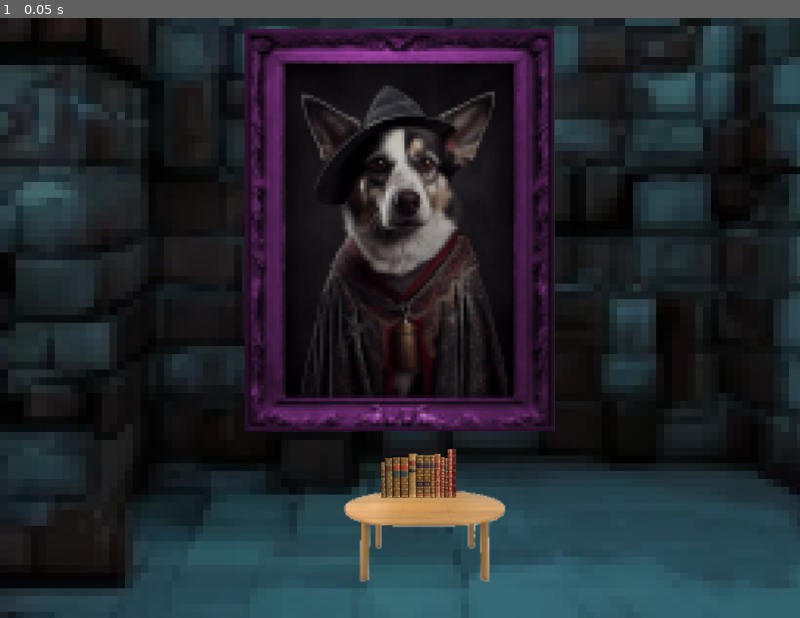
Above: before the commit, frame 1.
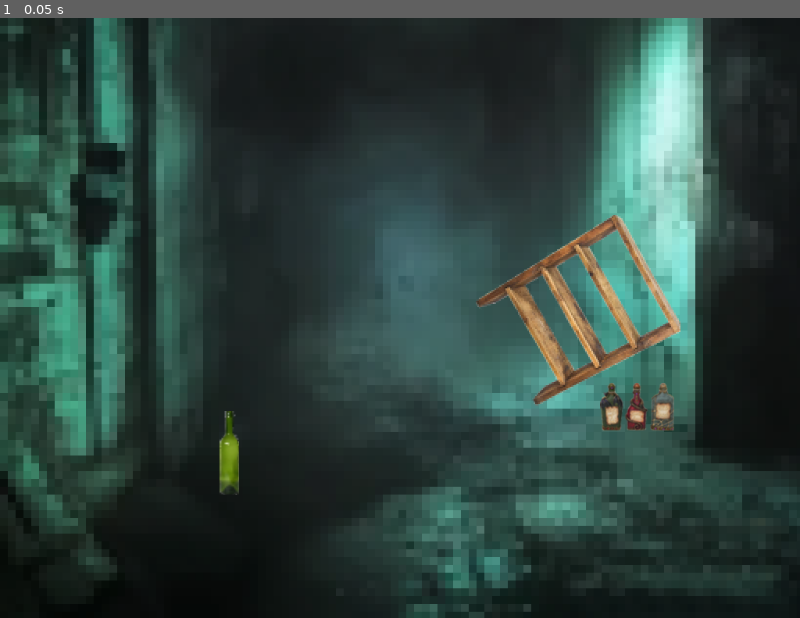
Above: after the commit, the same moment.

Repository: maunzCache/ldjam-55
Game: Godot game, scene res://main.tscn
The game is run twice, just before and just after one commit, with the same random seed, the same clock (stepped at 60 frames per second) and the same inputs.
Inputs:
- Up to frame 1 (0.05 s): no input

The runs differ from the first frame. In frame 1, 73% of the frame differs, in the area x 0-100%, y 0-100%.

Commit message:
Neue Räume: Shelf room & Symbol room (#5)
Fixt #3 und #4

Reviewed-on: https://codeberg.org/maunzCache/ldjam-55/pulls/5
Co-authored-by: maunzCache <kevin.kortum@gmx.de>
Co-committed-by: maunzCache <kevin.kortum@gmx.de>

Diff:
--- a/Klickbar.gd
+++ b/Klickbar.gd
@@ -2,5 +2,6 @@
 
 func _input(event):
 	if event is InputEventMouseButton and event.pressed and event.button_index == MOUSE_BUTTON_LEFT:
-		if get_rect().has_point(to_local(event.position)):
+		var local_event_position = to_local(event.position)
+		if get_rect().has_point(local_event_position) and is_pixel_opaque(local_event_position):
 			print("A click on the " + name)
--- a/main.tscn
+++ b/main.tscn
@@ -1,8 +1,17 @@
-[gd_scene load_steps=2 format=3 uid="uid://dgjcpektt4ndl"]
+[gd_scene load_steps=4 format=3 uid="uid://dgjcpektt4ndl"]
 
 [ext_resource type="PackedScene" uid="uid://cdqp2w2j0gxxo" path="res://room-001.tscn" id="1_c1uvj"]
+[ext_resource type="PackedScene" uid="uid://2k1tw8lqki72" path="res://shelf_room.tscn" id="2_fm5cm"]
+[ext_resource type="PackedScene" uid="uid://c1cqmknaiwxuy" path="res://symbol_room.tscn" id="3_vb5rk"]
 
 [node name="Main" type="Node2D"]
 
 [node name="Room 001" parent="." instance=ExtResource("1_c1uvj")]
 position = Vector2(512, 384)
+
+[node name="Shelf room" parent="." instance=ExtResource("2_fm5cm")]
+position = Vector2(512, 384)
+
+[node name="Symbol room" parent="." instance=ExtResource("3_vb5rk")]
+visible = false
+position = Vector2(512, 384)
--- /dev/null
+++ b/shelf_room.tscn
@@ -0,0 +1,27 @@
+[gd_scene load_steps=6 format=3 uid="uid://2k1tw8lqki72"]
+
+[ext_resource type="Texture2D" uid="uid://dnn730f6ew8m2" path="res://shelf_room_bg.png" id="1_f8jww"]
+[ext_resource type="Texture2D" uid="uid://bldr6mmmby4c3" path="res://shelf.png" id="2_yhhkb"]
+[ext_resource type="Script" path="res://Klickbar.gd" id="3_eq83o"]
+[ext_resource type="Texture2D" uid="uid://b0jsyjxqtxpst" path="res://potions.png" id="4_opy4t"]
+[ext_resource type="Texture2D" uid="uid://30cledr5cm4m" path="res://empty_bottle.png" id="5_2wqqb"]
+
+[node name="Shelf room" type="Node2D"]
+
+[node name="Background" type="Sprite2D" parent="."]
+texture = ExtResource("1_f8jww")
+
+[node name="Broken shelf" type="Sprite2D" parent="."]
+position = Vector2(228, -10)
+texture = ExtResource("2_yhhkb")
+script = ExtResource("3_eq83o")
+
+[node name="Potions" type="Sprite2D" parent="Broken shelf"]
+position = Vector2(76, 124)
+texture = ExtResource("4_opy4t")
+script = ExtResource("3_eq83o")
+
+[node name="Empty bottle" type="Sprite2D" parent="Broken shelf"]
+position = Vector2(-446, 183)
+texture = ExtResource("5_2wqqb")
+script = ExtResource("3_eq83o")
--- /dev/null
+++ b/symbol_room.tscn
@@ -0,0 +1,27 @@
+[gd_scene load_steps=6 format=3 uid="uid://c1cqmknaiwxuy"]
+
+[ext_resource type="Texture2D" uid="uid://d2ra08w3yh81c" path="res://symbol_room_bg.png" id="1_saie3"]
+[ext_resource type="Texture2D" uid="uid://bluanf2e3afky" path="res://symbol_01.png" id="2_8t2ba"]
+[ext_resource type="Script" path="res://Klickbar.gd" id="3_l0tx6"]
+[ext_resource type="Texture2D" uid="uid://bmklmcqgvpsfq" path="res://symbol_02.png" id="4_ndia7"]
+[ext_resource type="Texture2D" uid="uid://r6ih8ubtxpai" path="res://symbol_03.png" id="5_8o8l2"]
+
+[node name="Symbol room" type="Node2D"]
+
+[node name="Background" type="Sprite2D" parent="."]
+texture = ExtResource("1_saie3")
+
+[node name="Symbol Alpha" type="Sprite2D" parent="."]
+position = Vector2(161, 49)
+texture = ExtResource("2_8t2ba")
+script = ExtResource("3_l0tx6")
+
+[node name="Symbol Beta" type="Sprite2D" parent="."]
+position = Vector2(158, -289)
+texture = ExtResource("4_ndia7")
+script = ExtResource("3_l0tx6")
+
+[node name="Symbol Ceta" type="Sprite2D" parent="."]
+position = Vector2(-147, -172)
+texture = ExtResource("5_8o8l2")
+script = ExtResource("3_l0tx6")
Binary file added: empty_bottle.png
Not shown, added: empty_bottle.png.import
Binary file added: potions.png
Not shown, added: potions.png.import
Binary file added: shelf.png
Not shown, added: shelf.png.import
Binary file added: shelf_room_bg.png
Not shown, added: shelf_room_bg.png.import
Binary file added: symbol_01.png
Not shown, added: symbol_01.png.import
Binary file added: symbol_02.png
Not shown, added: symbol_02.png.import
(and 4 more such lines)
